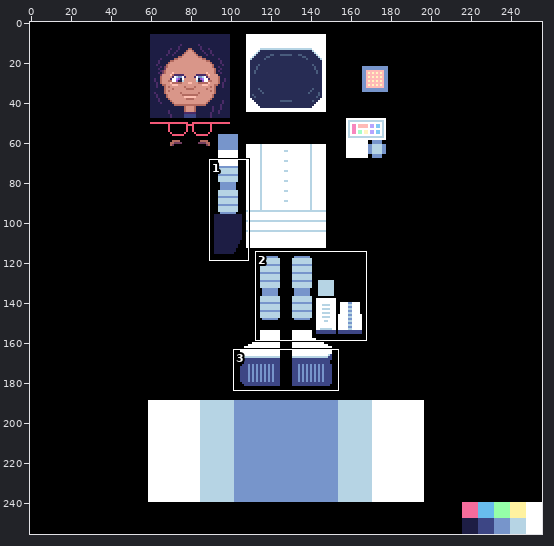
Pixel-art file -- characters/character/character.aseprite. Above, an overview of the earlier version with the close-up marked.
Close-up. Before the commit:
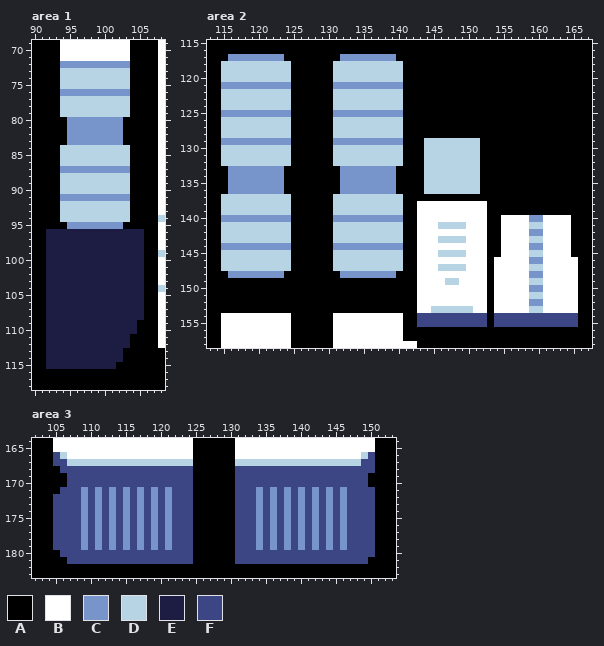
256x256 pixels, 1 frame. Colours within 5 levels of each other are drawn and written as one. Shown: area 1: x 90..108, y 69..118; area 2: x 113..167, y 115..158; area 3: x 102..153, y 164..183. The commit also changed other parts of the picture, which this record leaves out.
Palette (. is transparent): A #000000  B #ffffff  C #7795cb  D #b6d4e4  E #1d1d44  F #3d4685
The same view after the edit:
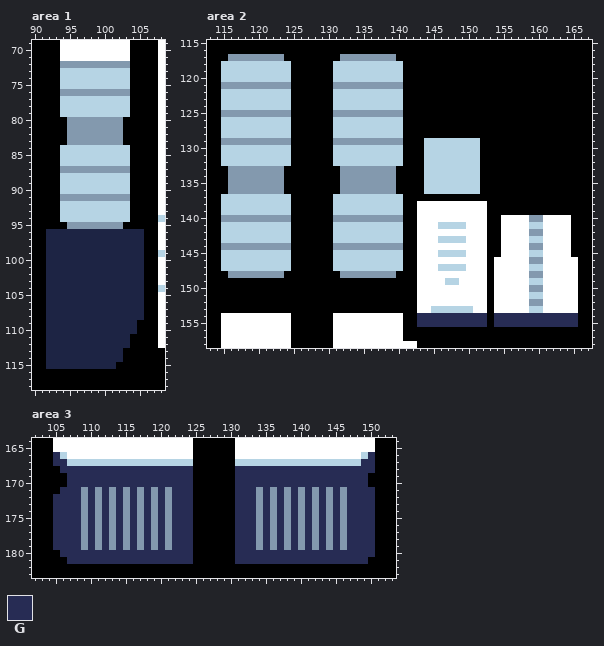
Colours new in this view: G #272c54
What changed:
Colour C changes from #7795cb to #8399ae.
Colour E changes from #1d1d44 to #1d2444.
Area 2, layer "albedo":
Colour F becomes colour G in rows 154 to 155 at x 143 to 152 and 154 to 165.
Area 3, layer "albedo":
Colour F becomes colour G in row 166 at x 105 and 150; in row 167 at x 105 to 106 and 149 to 150; in row 168 at x 106 to 124 and 131 to 150; in rows 169 to 170 at x 107 to 124 and 131 to 149; in row 171 at x 106 to 108, 110, 112, 114, 116, 118, 120, 122 to 124, 131 to 133, 135, 137, 139, 141, 143, 145 and 147 to 150; in rows 172 to 179 at x 105 to 108, 110, 112, 114, 116, 118, 120, 122 to 124, 131 to 133, 135, 137, 139, 141, 143, 145 and 147 to 150.
Colour F becomes colour G in row 180 at x 106 to 124 and 131 to 150; in row 181 at x 107 to 124 and 131 to 149.
